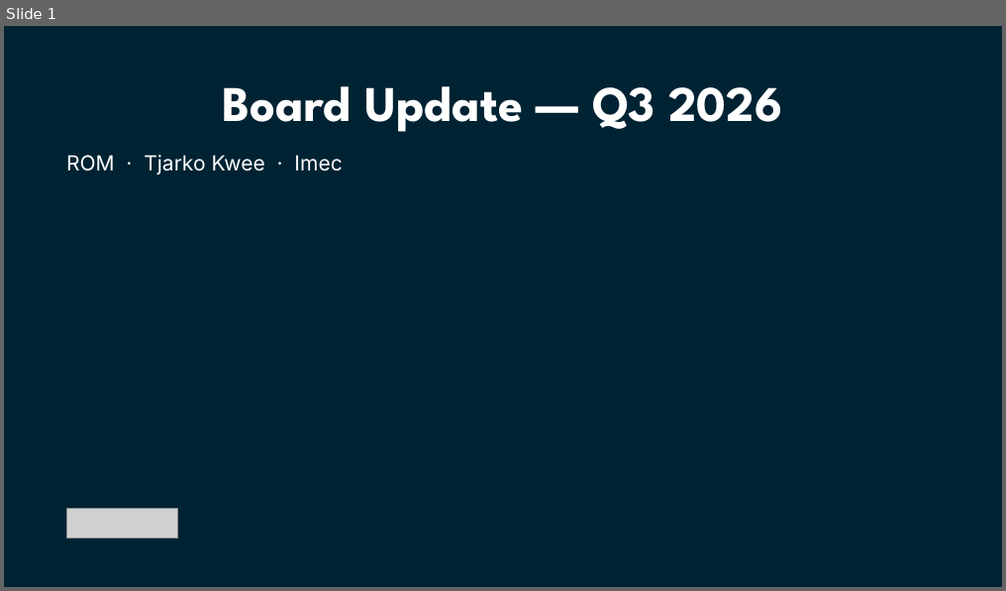
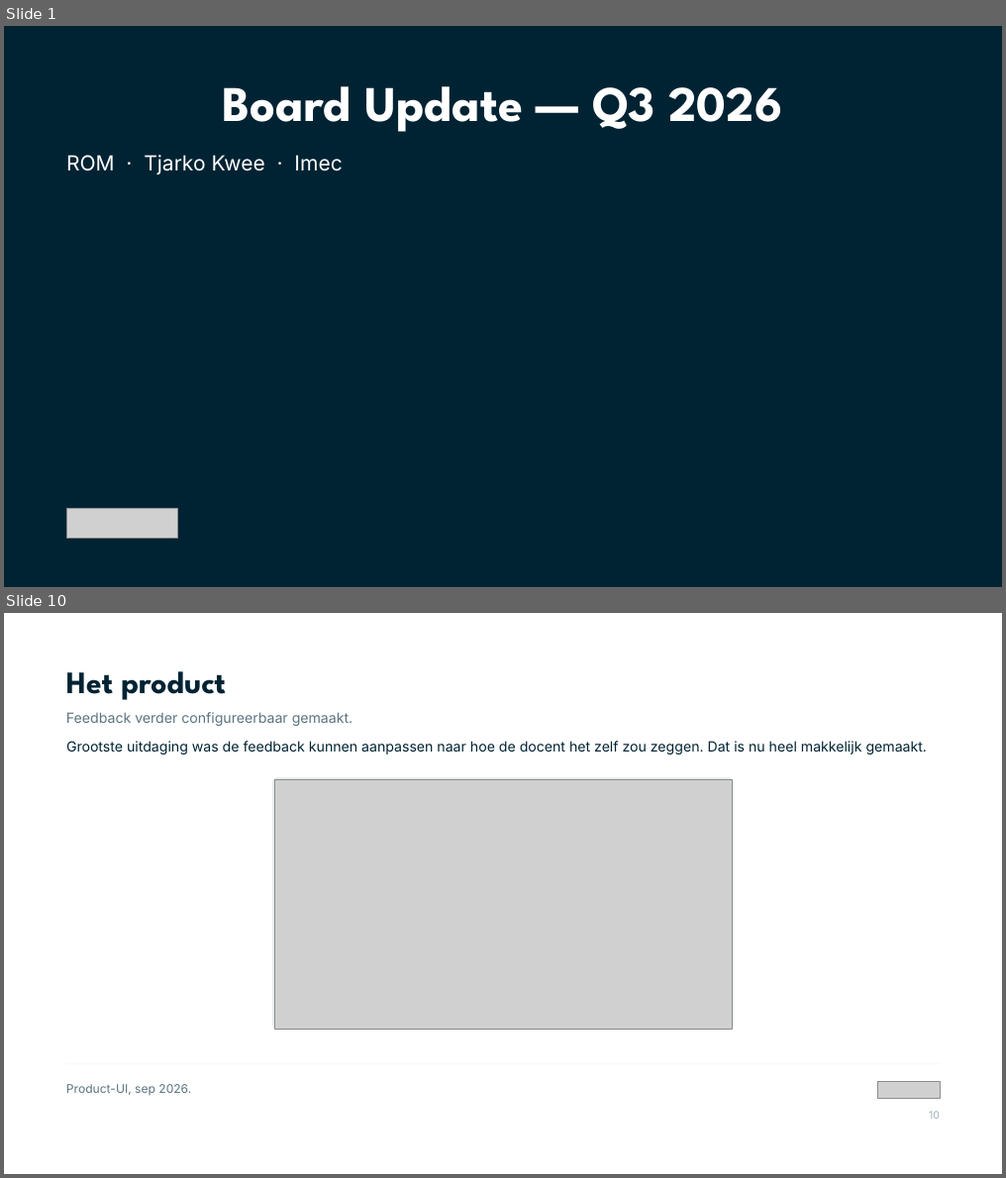
Before and after one commit to Dante-Eduface/Claude, a slide deck: GTM/board-meeting-q3-2026/deck/eduface-board-q3-2026-bewerkbaar.pptx. Shown one above the other, each under a label of ours: slide 1 before the commit, slides 1 and 10 after it; the slides between them are not shown. The pictures are 1006x591 and 1006x1178 pixels, drawn with LibreOffice and Linux fonts; fonts in the diff are those of the drawing; grey boxes stand for pictures. Boxes give left, top, right and bottom in pixels: in the first picture for what was removed or moved away, otherwise in the second. Text is boxed around its words. In the diff, an @@ line names an element or a change of style, - is before the commit and + after.

```diff
--- a/GTM/board-meeting-q3-2026/deck/eduface-board-q3-2026-bewerkbaar.pptx
+++ b/GTM/board-meeting-q3-2026/deck/eduface-board-q3-2026-bewerkbaar.pptx
@@ slide 10 added at (4,613,1002,1174), background #FFFFFF @@
@@ text added at (66,671,226,700), 30 pt, text #002333, bold @@
+Het product
@@ text added at (66,712,353,726), 13.5 pt, text #5B7480 @@
+Feedback verder configureerbaar gemaakt.
@@ text added at (66,741,928,755), 13.5 pt, text #002333 @@
+Grootste uitdaging was de feedback kunnen aanpassen naar hoe de docent het zelf zou zeggen. Dat is nu heel makkelijk gemaakt.
@@ rounded rectangle added at (272,777,734,1031), fill #E7EEF0 @@
@@ picture added at (274,779,732,1029) @@
@@ rectangle added at (66,1064,940,1065), fill #E7EEF0 @@
@@ text added at (66,1084,191,1096), 11.5 pt, text #5B7480 @@
+Product-UI, sep 2026.
@@ picture added at (877,1081,940,1099) @@
@@ text added at (929,1111,940,1119), 10 pt, text #9AAFB8 @@
+10
```
Also in this commit, not shown: 6 slides changed, 5 other slides added, 7 slides removed, 36 other files.
